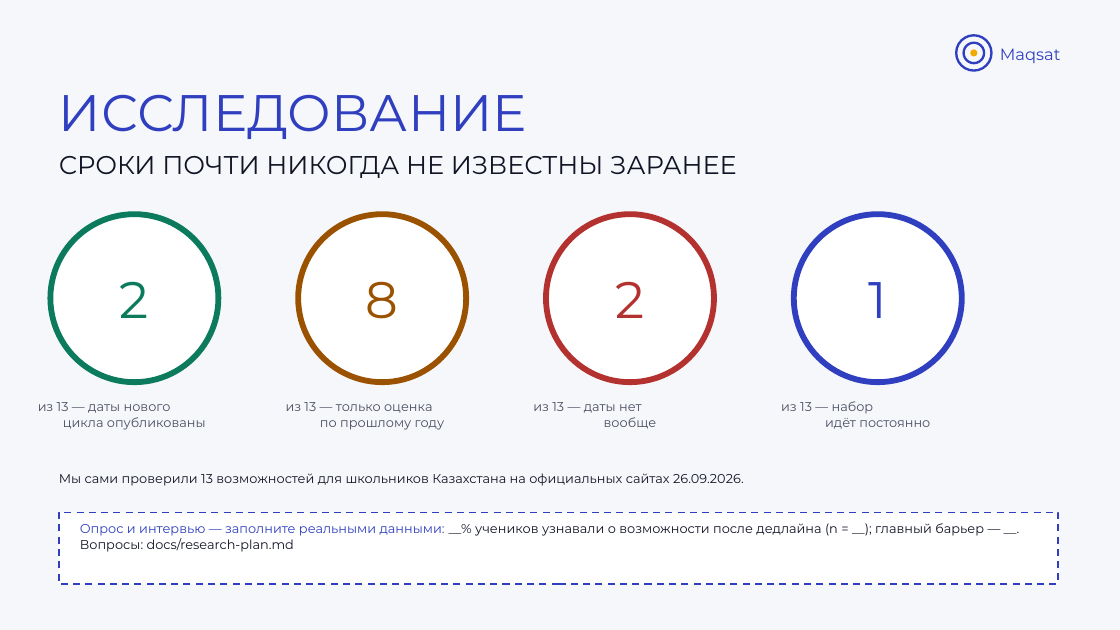
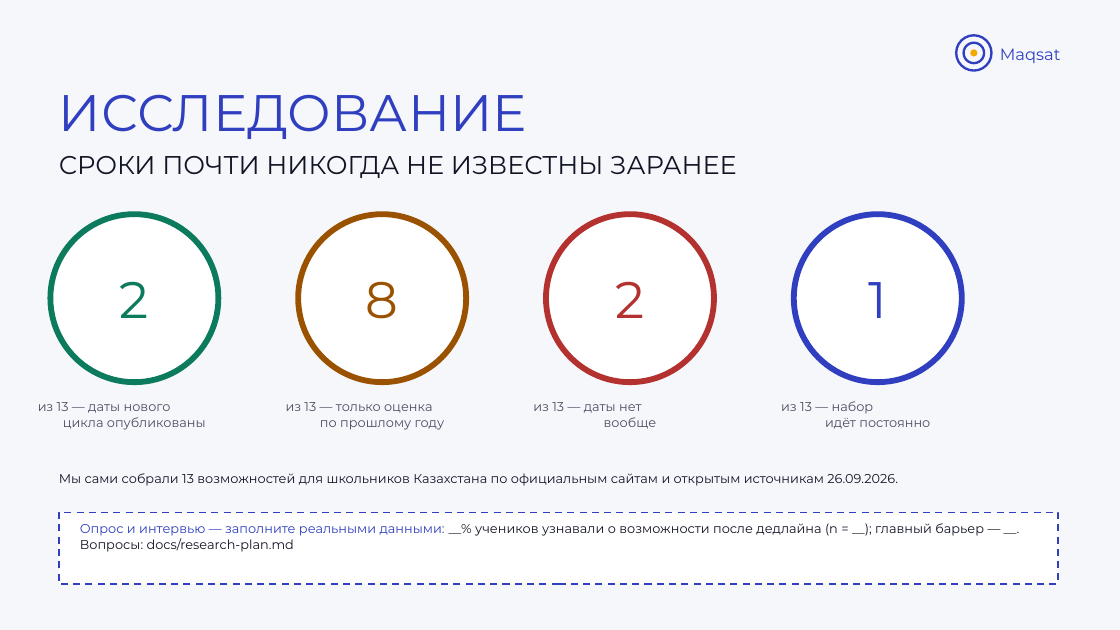
Before and after one commit to sas1k00/hackatonishe, a slide deck: slide 3 of docs/Maqsat_VentureHack2026_Final.pptx. Drawn at 1120x630 pixels with LibreOffice and Linux fonts; fonts in the diff are those of the drawing. Boxes give left, top, right and bottom in pixels: in the first picture for what was removed or moved away, otherwise in the second. Text is boxed around its words. In the diff, an @@ line names an element or a change of style, - is before the commit and + after.

```diff
--- a/docs/Maqsat_VentureHack2026_Final.pptx
+++ b/docs/Maqsat_VentureHack2026_Final.pptx
@@ text at (59,473,898,486): text changed @@
-Мы сами проверили 13 возможностей для школьников Казахстана на официальных сайтах 26.09.2026.
+Мы сами собрали 13 возможностей для школьников Казахстана по официальным сайтам и открытым источникам 26.09.2026.
```
Also in this commit, not shown: 1 other slide changed, 8 other files.
